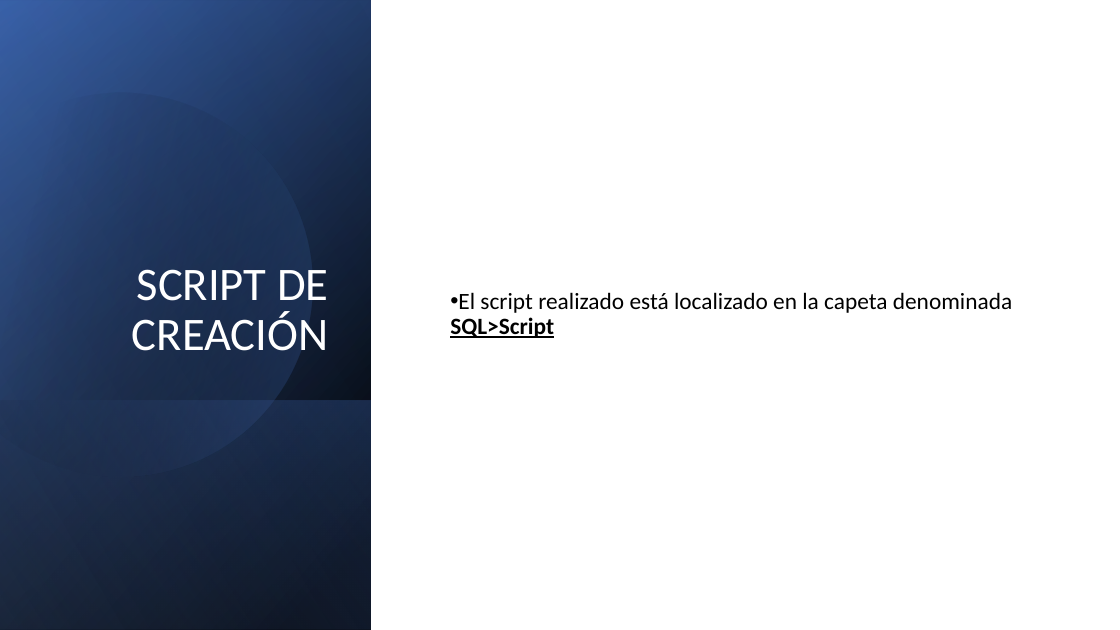
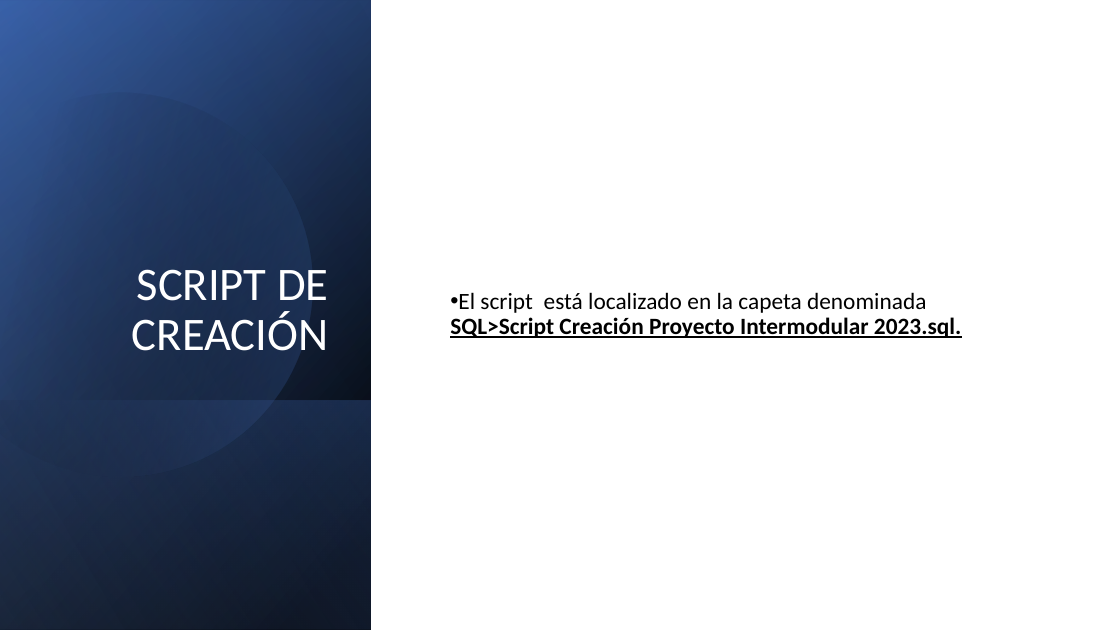
Before and after one commit to maraloeDev/Proyecto-de-Bases-de-Datos, a slide deck: slide 13 of Docs/Finales/Defensa proyecto intermodular.pptx. Drawn at 1120x630 pixels with LibreOffice and Linux fonts; fonts in the diff are those of the drawing. Boxes give left, top, right and bottom in pixels: in the first picture for what was removed or moved away, otherwise in the second. Text is boxed around its words. In the diff, an @@ line names an element or a change of style, - is before the commit and + after.

```diff
--- a/Docs/Finales/Defensa proyecto intermodular.pptx
+++ b/Docs/Finales/Defensa proyecto intermodular.pptx
@@ text at box(450, 292, 961, 338): text changed; bold on @@
-• El script realizado está localizado en la capeta denominada SQL>Script
+• El script está localizado en la capeta denominada SQL>Script Creación Proyecto Intermodular 2023.sql.
```
Also in this commit, not shown: 13 other slides changed, 1 slide added, 5 other files.
